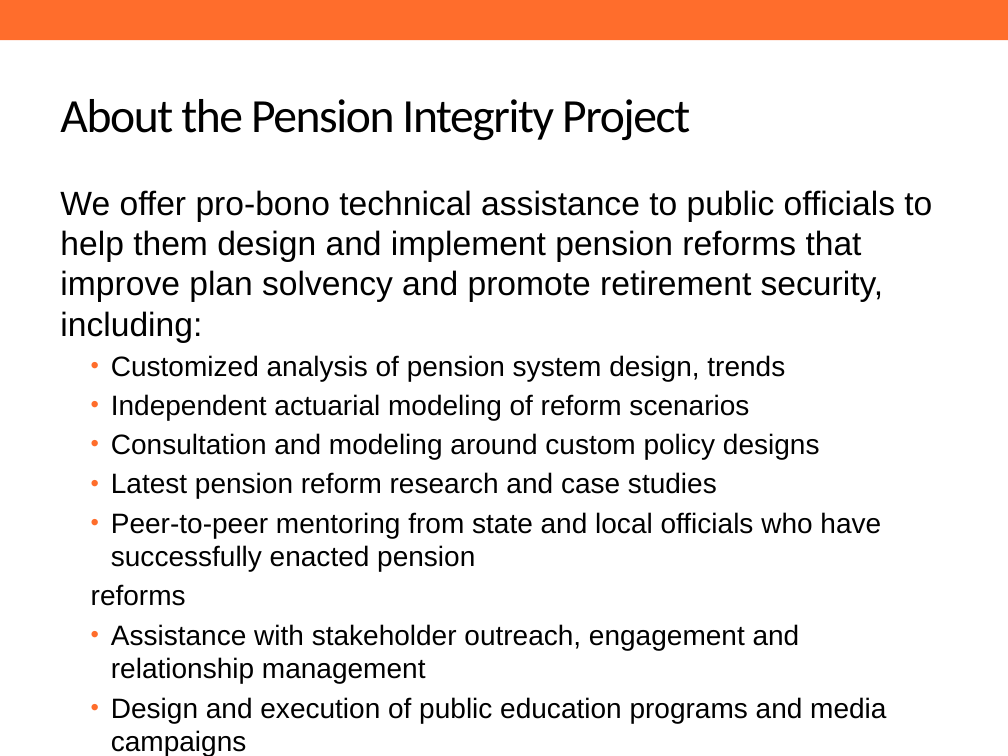
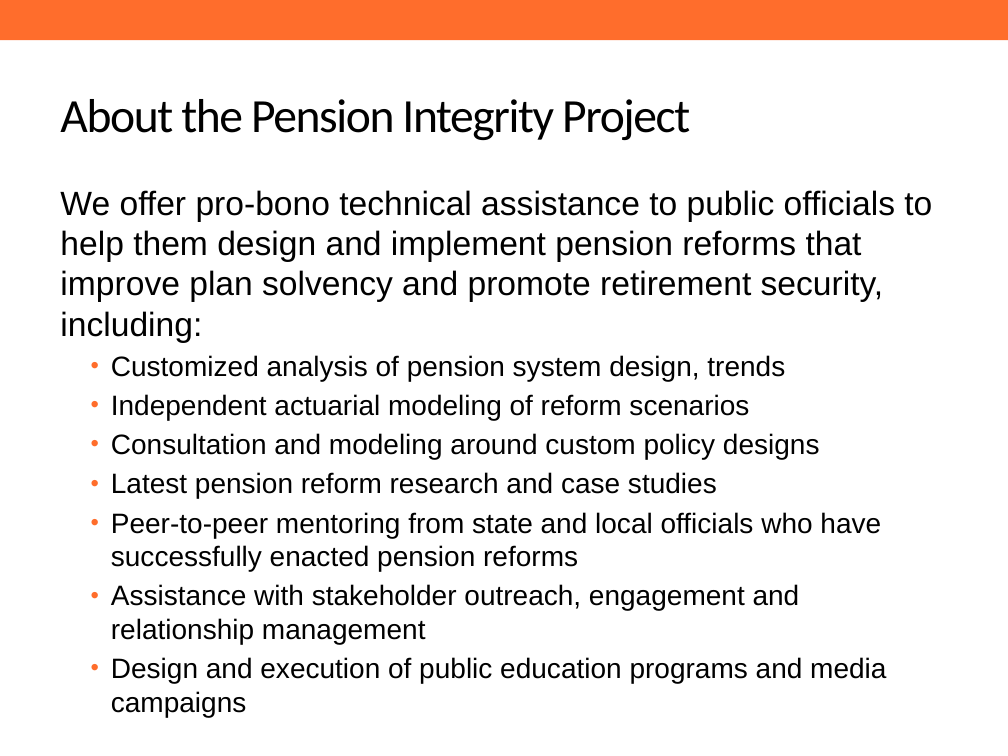
Before and after one commit to ReasonFoundation/GraphicsR, a slide deck: slide 2 of DeckUpdate/SamplePPT.pptx. Drawn at 1008x756 pixels with LibreOffice and Linux fonts; fonts in the diff are those of the drawing; background and template pictures are left out. Boxes give left, top, right and bottom in pixels: in the first picture for what was removed or moved away, otherwise in the second. Text is boxed around its words. In the diff, an @@ line names an element or a change of style, - is before the commit and + after.

```diff
--- a/DeckUpdate/SamplePPT.pptx
+++ b/DeckUpdate/SamplePPT.pptx
@@ text at (111, 512, 881, 571): text changed @@
-  • Peer-to-peer mentoring from state and local officials who have successfully enacted pension
-  reforms
+  • Peer-to-peer mentoring from state and local officials who have successfully enacted pension reforms
```
Also in this commit, not shown: 2 other slides changed, 1 slide added, 2 other files.
